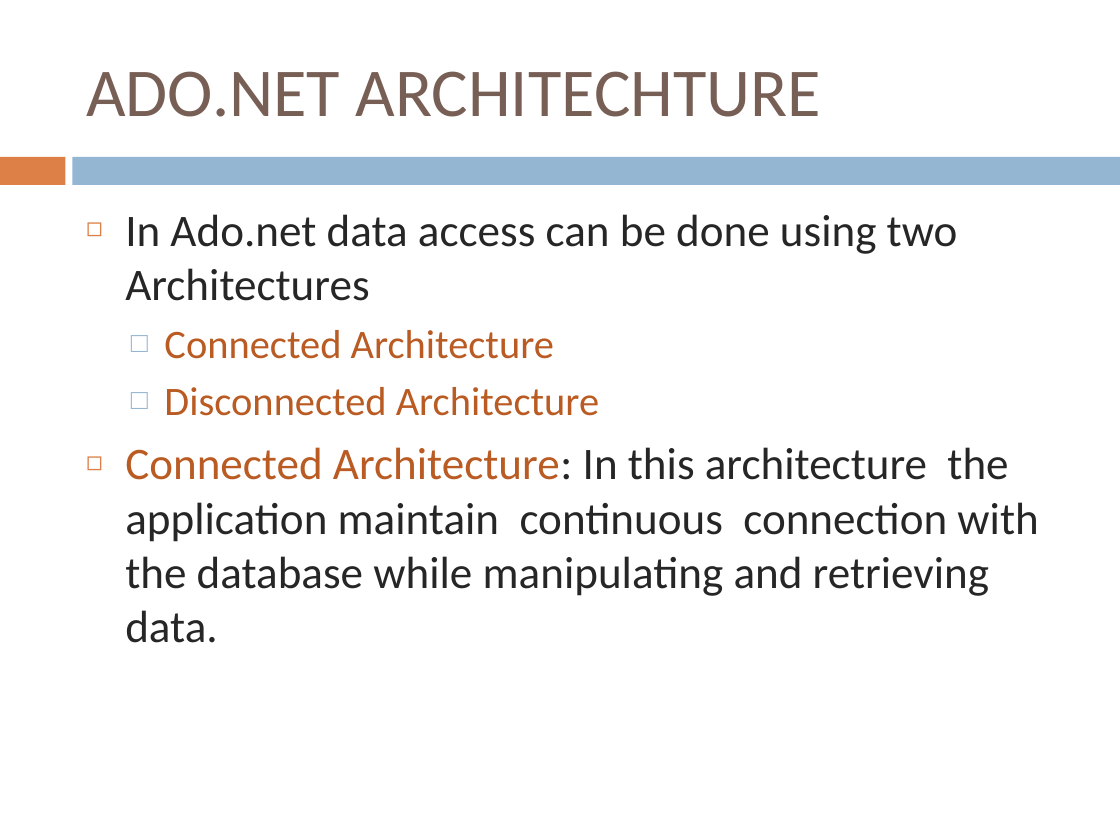
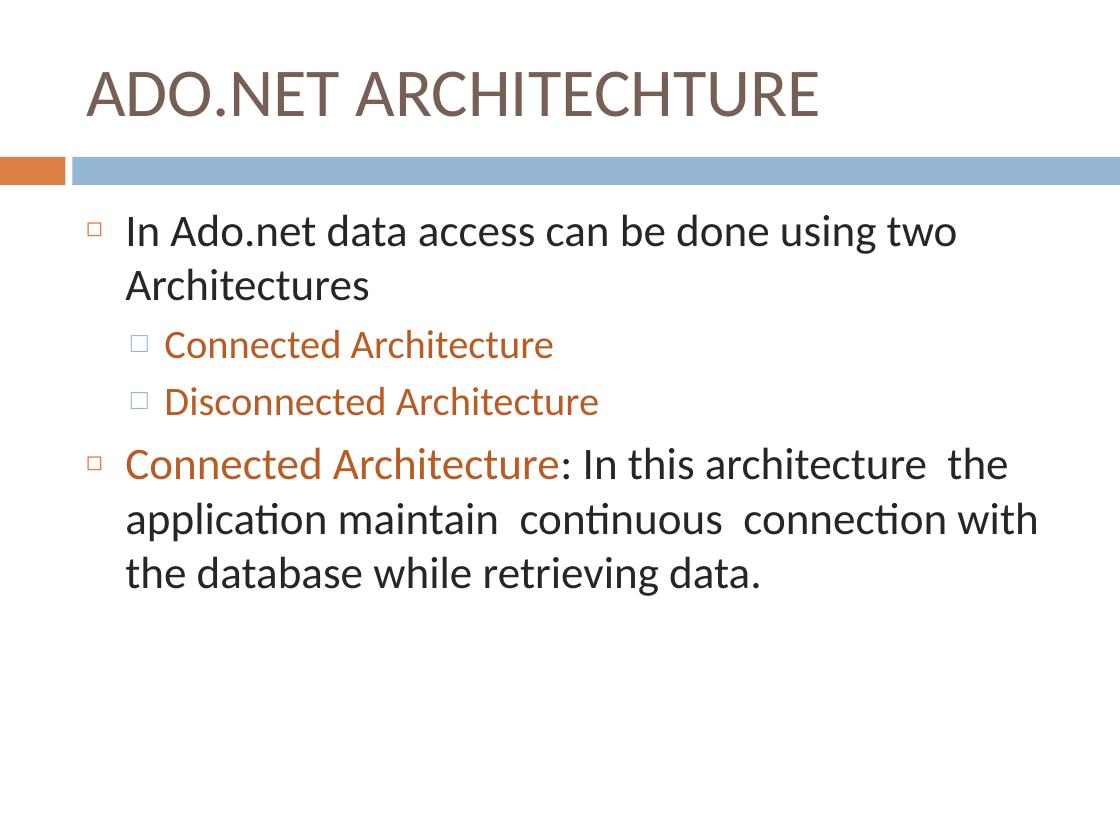
Before and after one commit to AluguDeepak/Batch-19.4.2021-, a slide deck: slide 1 of Module-2/ADO/PPT/ADO.NET ARCHITECHTURE.pptx. Drawn at 1120x840 pixels with LibreOffice and Linux fonts; fonts in the diff are those of the drawing. Boxes give left, top, right and bottom in pixels: in the first picture for what was removed or moved away, otherwise in the second. Text is boxed around its words. In the diff, an @@ line names an element or a change of style, - is before the commit and + after.

```diff
--- a/Module-2/ADO/PPT/ADO.NET ARCHITECHTURE.pptx
+++ b/Module-2/ADO/PPT/ADO.NET ARCHITECHTURE.pptx
@@ text at <box>125,447,1038,596</box>: text changed @@
-◻ Connected Architecture: In this architecture the application maintain continuous connection with the database while manipulating and retrieving data.
+◻ Connected Architecture: In this architecture the application maintain continuous connection with the database while retrieving data.
```
Also in this commit, not shown: 24 other files.
